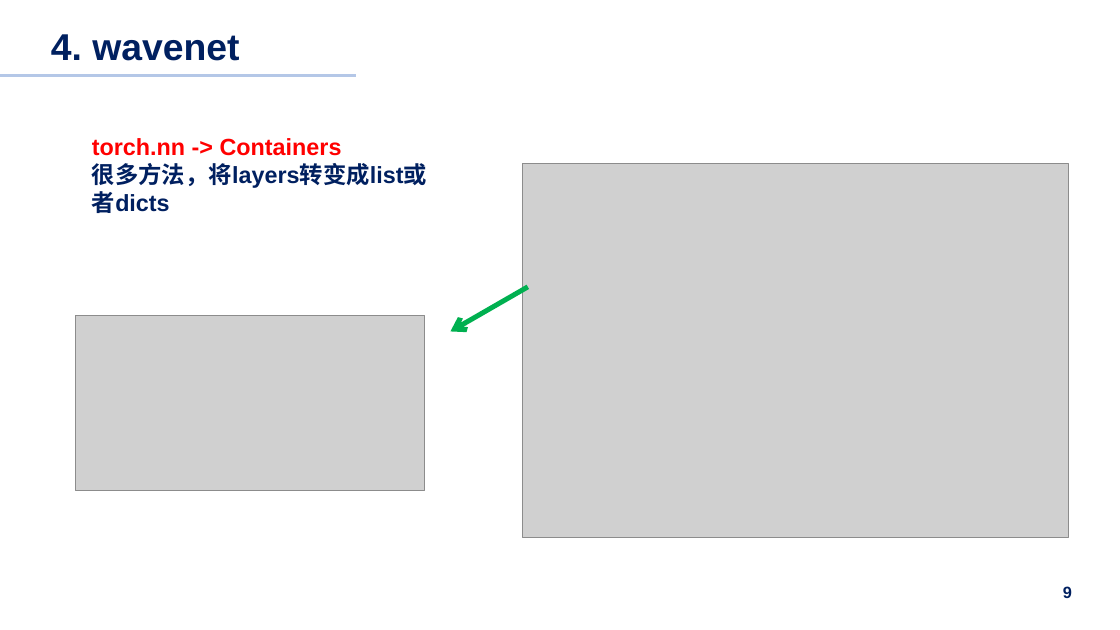
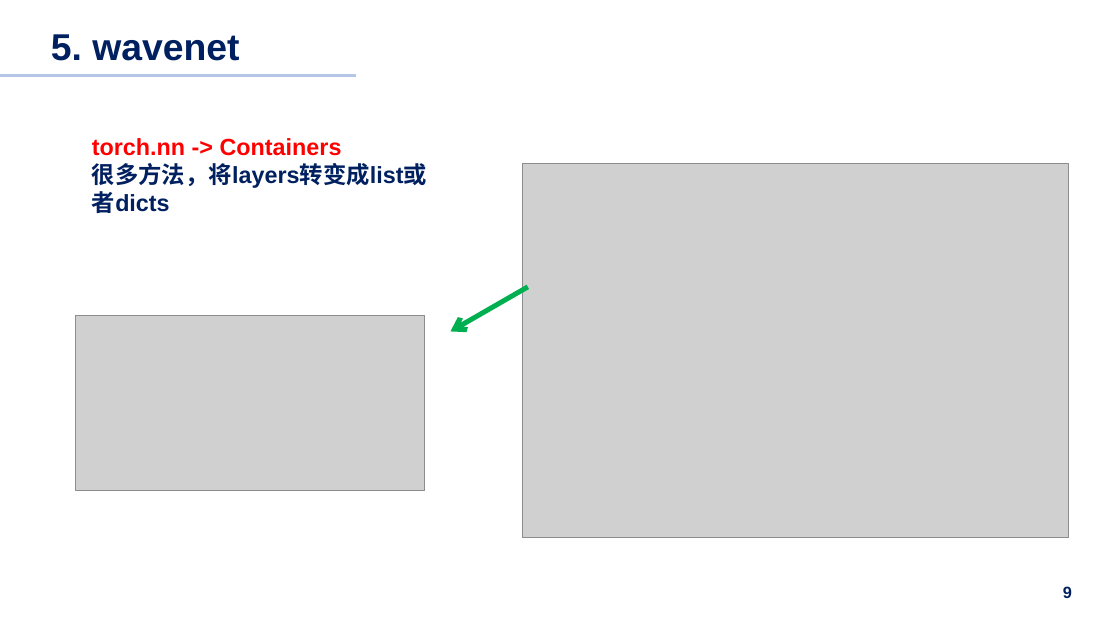
Before and after one commit to pilipala5/Neural-Network-from-zero-to-hero, a slide deck: slide 9 of Summary.pptx. Drawn at 1120x630 pixels with LibreOffice and Linux fonts; fonts in the diff are those of the drawing; grey boxes stand for pictures. Boxes give left, top, right and bottom in pixels: in the first picture for what was removed or moved away, otherwise in the second. Text is boxed around its words. In the diff, an @@ line names an element or a change of style, - is before the commit and + after.

```diff
--- a/Summary.pptx
+++ b/Summary.pptx
@@ title at [51, 34, 239, 61]: text changed @@
-4. wavenet
+5. wavenet
```
Also in this commit, not shown: 3 other slides changed, 2 slides added, 15 other files.
